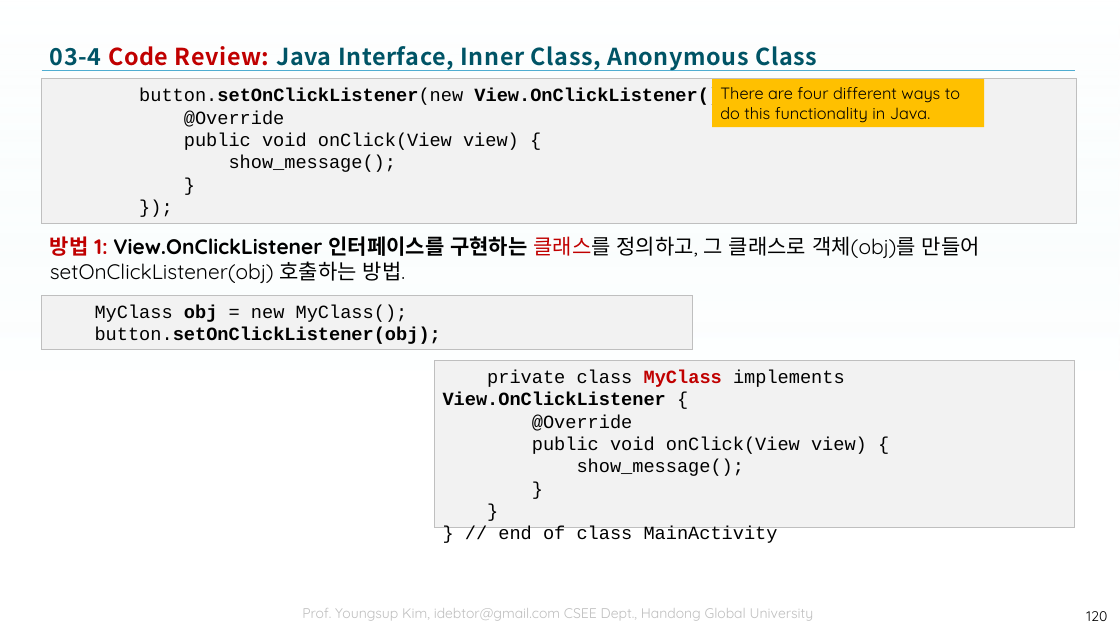
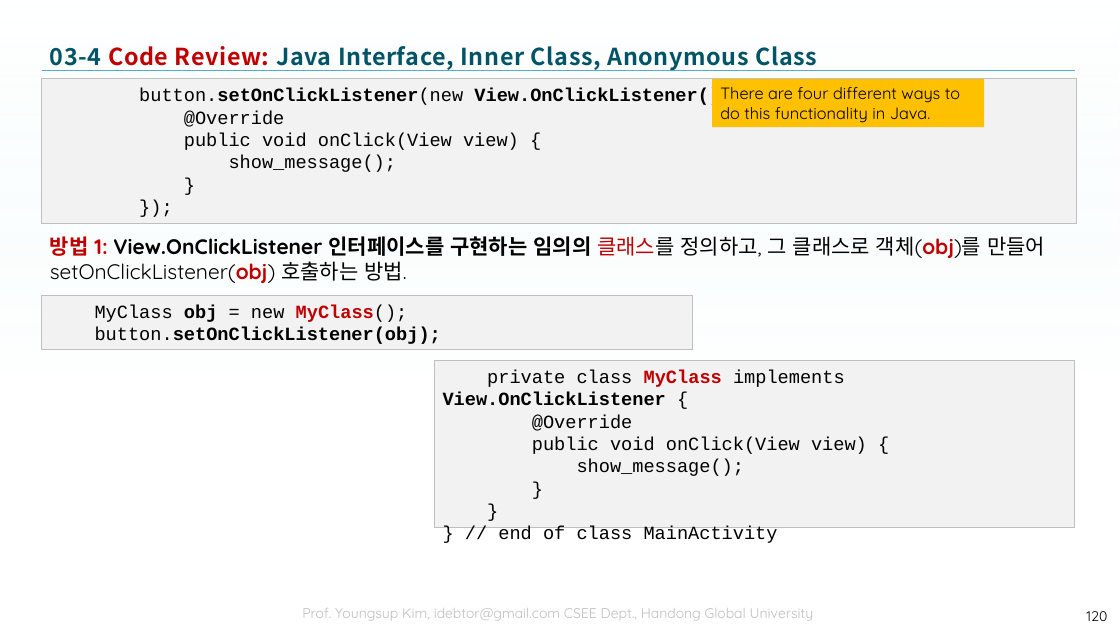
Before and after one commit to tae7841/HuStarAS, a slide deck: slide 120 of ppts/03Widget.pptx. Drawn at 1120x630 pixels with LibreOffice and Linux fonts; fonts in the diff are those of the drawing; background and template pictures are left out. Boxes give left, top, right and bottom in pixels: in the first picture for what was removed or moved away, otherwise in the second. Text is boxed around its words. In the diff, an @@ line names an element or a change of style, - is before the commit and + after.

```diff
--- a/ppts/03Widget.pptx
+++ b/ppts/03Widget.pptx
@@ text at <box>50,236,1045,283</box>: text changed @@
-방법 1: View.OnClickListener 인터페이스를 구현하는 클래스를 정의하고, 그 클래스로 객체(obj)를 만들어 setOnClickListener(obj) 호출하는 방법.
+방법 1: View.OnClickListener 인터페이스를 구현하는 임의의 클래스를 정의하고, 그 클래스로 객체(obj)를 만들어 setOnClickListener(obj) 호출하는 방법.
@@ text in rectangle at <box>95,305,408,322</box>: text colour #000000 to #C00000, bold on in "MyClass();" @@
```
Also in this commit, not shown: 13 other slides changed, 1 slide added, 1 slide removed.
